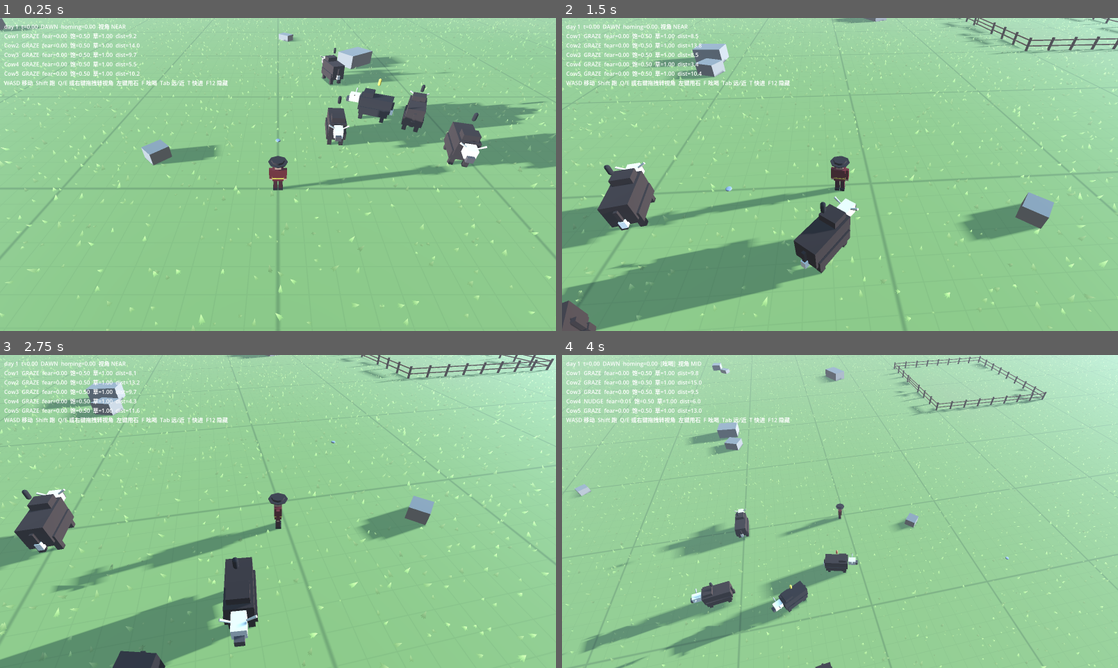
Above: before the commit, frames 1-4 (two rows, left to right).
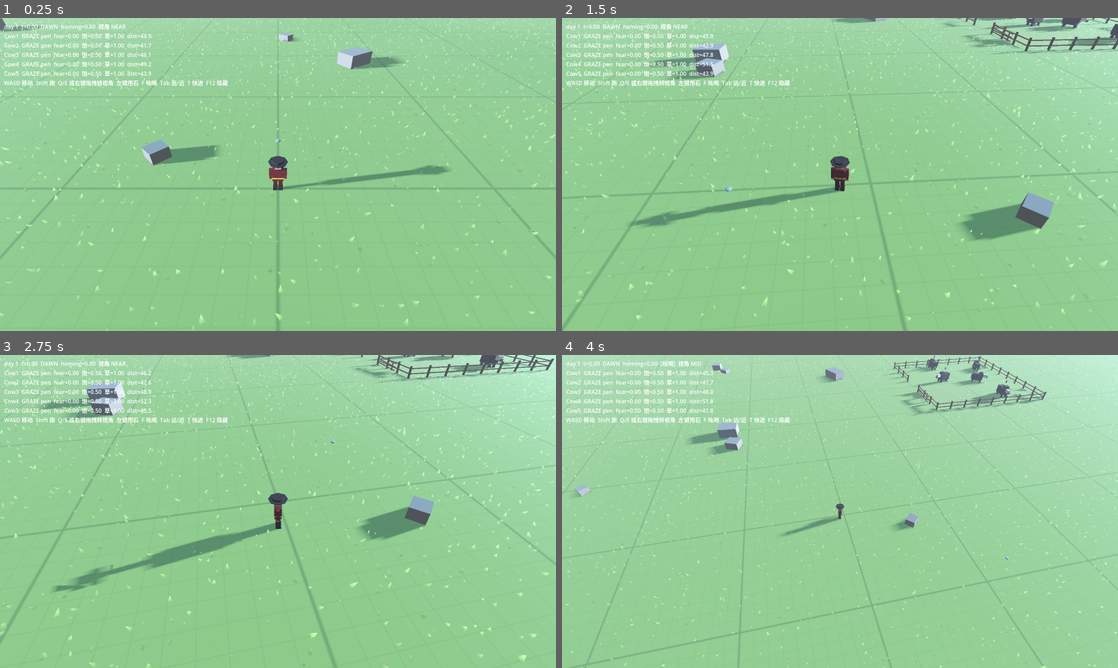
Above: after the commit, the same moments.

Repository: hui-chuan/Herding-Journey
Game: Godot game, scene res://scenes/m1_sandbox.tscn
Two runs of this game, one before a commit and one after it. Both use one fixed random seed, a clock stepped at 60 frames per second and the inputs below.
Inputs (mouse positions are in pixels of both pictures, inside the frame that each line leads up to):
- Up to frame 1 (0.25 s): no input
- Up to frame 2 (1.5 s): move the mouse to (962, 158) at 0.52 s; hold D (move_right) 0.53-1.28 s; hold Right mouse button (camera_drag) 0.53-1.28 s; move the mouse to (728, 190) at 1.27 s; hold S (move_back) from 1.28 s (still down); tap Q (camera_left) at 1.35 s
- Up to frame 3 (2.75 s): move the mouse to (333, 442) at 2.02 s; release S (move_back) at 2.03 s; hold D (move_right) from 2.03 s (still down); tap E (camera_right) at 2.1 s
- Up to frame 4 (4 s): move the mouse to (812, 574) at 2.77 s; release D (move_right) at 2.78 s; hold W (move_forward) 2.78-3.53 s; tap Tab (camera_zoom_toggle) at 2.85 s; move the mouse to (1006, 558) at 3.52 s; hold A (move_left) from 3.53 s (still down); tap F (drive_toggle) at 3.6 s

The runs differ from the first frame. In frame 1, 7.5% of the frame differs, in the area x 7-100%, y 4-48%; in frame 2, 13%, in the area x 0-100%, y 0-100%; in frame 3, 9.8%; in frame 4, 6.2%.

Commit message:
Dawn release from the pen; keep cows on the ground and inside the map
出栏（DAY_CYCLE §3.1）：起始群生成在围栏里，清晨还在栏内的头牛把挑草场的
方向偏置取成"背离围栏"并拉满权重，其余牛按跟随力跟出去。玩家什么都不用做，
自动门本来就会为走近的牛打开。一天于是真的从出栏开始，结算也真的能数出 5/5。

顺带修掉一个在快进下暴露的穿模：

- 下落速度封顶 12 m/s。引擎把物理步长钳在 0.5 s（快进，或一次卡顿），
  无封顶的重力一步就能把牛推到地面碰撞体以下，然后再也回不来。
- 掉到 y < -3 就捞回地面。
- 地图边界在移动之后统一兜底一次，而不是在漫步/跟随/惊跑/被推四条路径上
  各写一遍——跟随是直接冲着头牛去的，之前只钳漫步目标拦不住它。

这三条都属于 D18（白天不该出事）：玩家离开十分钟回来，群还得在。

--time-scale 加上限 12 并写明原因：快进是用来验证草场与结算数值的，
不是用来验证移动的。

回归：状态分布正常（GRAZE/WANDER/REST），--test-sling 出 FLEE+ALERT，
存档往返 cows/grass/state 全 true，结算 5/5。60 倍快进下牛也不再掉出地面。

Co-Authored-By: Claude Opus 5 (1M context) <noreply@anthropic.com>

Diff:
--- a/scripts/debug/debug_overlay.gd
+++ b/scripts/debug/debug_overlay.gd
@@ -1,5 +1,10 @@
 ## 灰盒调试信息。F12 开关，T 键加速时钟。不是 UI，M3 前不打磨。
 extends CanvasLayer
+
+## 快进上限。再快物理步长会被引擎钳到 0.5 s，牛一步下落一米多，
+## 直接穿过地面碰撞体然后无限坠落——这是快进的假象，不是游戏里的 bug。
+## 快进是用来验证草场与结算数值的，不是用来验证移动的。
+const MAX_DEBUG_TIME_SCALE := 12.0
 
 @onready var _label: Label = $Label
 var _shot_path: String = ""
@@ -16,6 +21,8 @@
 var _log_timer: float = 0.0
 var _test_sling: bool = false
 var _test_drive: bool = false
+## --quit-after-days=N：第 N 天结算打印后退出。按帧数的 --quit-after 在引擎缩放下不可靠。
+var _quit_after_days: int = 0
 var _test_sling_timer: float = 3.0
 var _settlement_text: String = ""
 
@@ -25,6 +32,8 @@
 	for a in OS.get_cmdline_user_args():
 		if a.begins_with("--time="):
 			Clock.time_of_day = float(a.trim_prefix("--time="))
+		if a.begins_with("--quit-after-days="):
+			_quit_after_days = int(a.trim_prefix("--quit-after-days="))
 		if a == "--test-drive":
 			_test_drive = true
 		if a == "--test-sling":
@@ -52,7 +61,8 @@
 			if p and xz.size() == 2:
 				p.global_position = Vector3(float(xz[0]), 1.0, float(xz[1]))
 		if a.begins_with("--time-scale="):
-			_forced_scale = float(a.trim_prefix("--time-scale="))
+			# 上限见 MAX_DEBUG_TIME_SCALE。
+			_forced_scale = minf(float(a.trim_prefix("--time-scale=")), MAX_DEBUG_TIME_SCALE)
 		if a.begins_with("--shot-delay="):
 			_shot_timer = float(a.trim_prefix("--shot-delay="))
 		if a.begins_with("--screenshot="):
--- a/scripts/herd/cow.gd
+++ b/scripts/herd/cow.gd
@@ -14,6 +14,10 @@
 ## 头牛挑草场的环形采样：内环避免选中脚下这一格（原地打转），外环用 leader_search_radius。
 const LEADER_PICK_MIN_RADIUS := 15.0
 const LEADER_PICK_SAMPLES := 12
+## 下落速度上限（m/s）。牛不会跳，这个值只是防止穿透地面。
+const MAX_FALL_SPEED := 12.0
+## 掉到这个高度以下就是穿模了，捞回地面（D18：白天不该出事）。
+const FLOOR_RESCUE_Y := -3.0
 
 ## 这头牛的持久数据（ARCHITECTURE §2.1）。入树前由 HerdManager 设好。
 ## 留空则 _ready 里自己抽一份，方便在编辑器里单独拖一头牛出来试。
@@ -155,7 +159,9 @@
 	var next := current.move_toward(desired, rate * delta)
 	velocity.x = next.x
 	velocity.z = next.z
-	velocity.y = 0.0 if is_on_floor() else velocity.y - _gravity * delta
+	# 下落速度封顶：物理步长被引擎钳到 0.5 s 时（快进、或一次卡顿），
+	# 无封顶的重力一步就能把牛推进地面碰撞体以下，然后再也回不来。
+	velocity.y = 0.0 if is_on_floor() else maxf(velocity.y - _gravity * delta, -MAX_FALL_SPEED)
 
 	var flat := Vector3(velocity.x, 0.0, velocity.z)
 	if flat.length_squared() > 0.04:
@@ -163,6 +169,15 @@
 
 	move_and_slide()
 	_slide_along_walls()
+	if global_position.y < FLOOR_RESCUE_Y:
+		global_position.y = 1.0
+		velocity.y = 0.0
+	# 地图边界：一处兜底，胜过在漫步、跟随、惊跑、被推四条路径上各写一遍。
+	# 走出地面碰撞体就会掉下去，而白天不该出事（D18）。
+	if _grassland != null and not _grassland.is_inside(global_position):
+		global_position = _grassland.clamp_to_map(global_position)
+		velocity.x = 0.0
+		velocity.z = 0.0
 
 	_state_time_left -= delta
 	if _state_time_left <= 0.0:
@@ -300,7 +315,7 @@
 		if score > best_score:
 			best_score = score
 			best = cand
-	_wander_target = best
+	_wander_target = _grassland.clamp_to_map(best) if _grassland != null else best
 
 ## 吃草时从所在格扣草、涨饱腹；其余时间缓慢消耗（GRASSLAND §2.1）。
 ## 用时钟缩放后的 delta：草的消耗属于"一天里发生的事"，快进时钟时它要跟着走（T17）。
@@ -621,7 +636,9 @@
 		return global_position
 	# 一次走 15–45 m 里的一段，不是一步到位；到了再挑下一块。
 	var step := randf_range(LEADER_PICK_MIN_RADIUS, species.leader_search_radius) * 0.5
-	return global_position + dir * step
+	var target := global_position + dir * step
+	# 别把目标定到地图外：走出地面碰撞体就会掉下去（D18：白天不该出事）。
+	return _grassland.clamp_to_map(target) if _grassland != null else target
 
 ## 头牛挑草场（GRASSLAND §3）：向草场问一个目标格，返回指向它的方向。
 ## 没有草场数据时回落到噪声，保证灰盒里也能跑。
@@ -635,6 +652,13 @@
 		bias_dir = home_target() - global_position
 		bias_dir.y = 0.0
 		bias_dir = bias_dir.normalized()
+	elif Clock.phase == Clock.Phase.DAWN and is_in_pen():
+		# 出栏（DAY_CYCLE §3.1）：清晨还在栏里的就朝栏外挑草场，其余牛按跟随力跟出去。
+		# 不做"开门""赶出去"的玩法——玩家什么都不用干，群自己散出去。
+		var out := global_position - home_target()
+		out.y = 0.0
+		bias_dir = out.normalized() if out.length() > 0.5 else Vector3(randf() - 0.5, 0.0, randf() - 0.5).normalized()
+		home = 1.0
 	var target := _grassland.best_cell_near(
 		global_position,
 		LEADER_PICK_MIN_RADIUS,
--- a/scripts/herd/herd_manager.gd
+++ b/scripts/herd/herd_manager.gd
@@ -5,6 +5,9 @@
 const COW_SCENE := preload("res://scenes/cow.tscn")
 ## 起始 1 头头牛 + 4 头普通牛（DECISIONS D16）。
 @export var herd_size: int = 5
+## 起始群生成在围栏里：一天从出栏开始（DAY_CYCLE §3.1）。
+## 留空则回落到 spawn_center。
+@export var spawn_in_pen: bool = true
 @export var spawn_center := Vector3(8.0, 1.0, -8.0)
 @export var spawn_radius: float = 7.0
 @export var seed: int = 21
@@ -43,12 +46,19 @@
 func _roll_starting_herd() -> void:
 	var rng := RandomNumberGenerator.new()
 	rng.seed = seed
+	var centre := spawn_center
+	var radius := spawn_radius
+	var pen := get_tree().get_first_node_in_group("pen") as Pen
+	if spawn_in_pen and pen != null:
+		centre = pen.global_position
+		# 留出边距，别把牛塞进栅栏里。
+		radius = maxf(2.0, pen.size * 0.5 - 2.0)
 	for i in herd_size:
 		var d := CowData.roll(rng, _next_id, species, i == 0)
 		_next_id += 1
 		var angle := rng.randf() * TAU
-		var dist := sqrt(rng.randf()) * spawn_radius
-		d.position = spawn_center + Vector3(cos(angle) * dist, 0.0, sin(angle) * dist)
+		var dist := sqrt(rng.randf()) * radius
+		d.position = centre + Vector3(cos(angle) * dist, 0.0, sin(angle) * dist)
 		d.position.y = 1.0
 		herd.append(d)
 
--- a/scripts/world/grassland.gd
+++ b/scripts/world/grassland.gd
@@ -53,6 +53,15 @@
 
 func _on_day_ended(_day: int) -> void:
 	daily_regrow()
+
+## 把一个点钳回地图内，留一点边距（牛不该走到地面碰撞体的边沿）。
+func clamp_to_map(p: Vector3, margin: float = 8.0) -> Vector3:
+	var lim := _half - margin
+	return Vector3(clampf(p.x, -lim, lim), p.y, clampf(p.z, -lim, lim))
+
+func is_inside(p: Vector3, margin: float = 8.0) -> bool:
+	var lim := _half - margin
+	return absf(p.x) <= lim and absf(p.z) <= lim
 
 ## 世界坐标 → 格坐标，越界的钳到边缘。
 func cell_at(world_pos: Vector3) -> Vector2i:
Not shown, changed: docs/DAY_CYCLE.md
Not shown, changed: docs/STATUS.md
